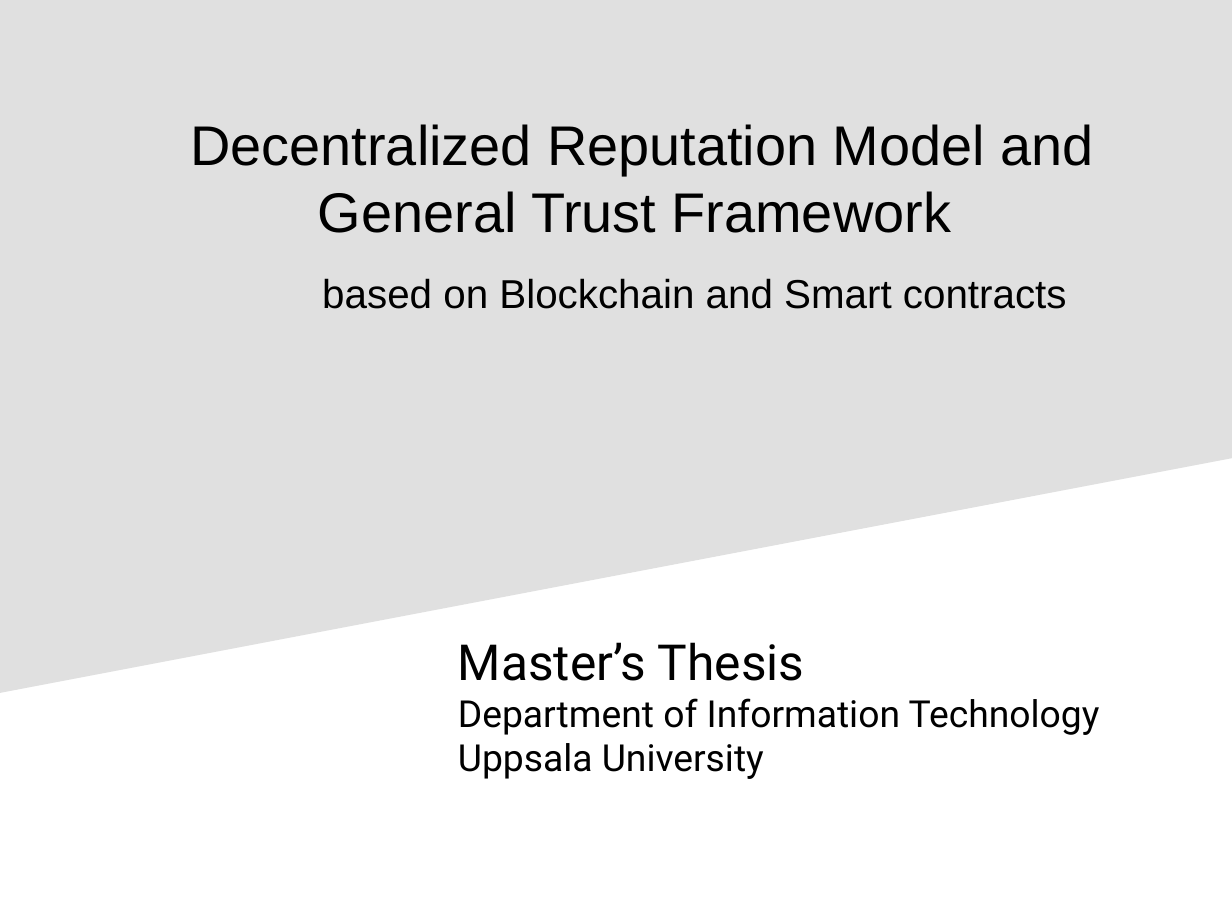
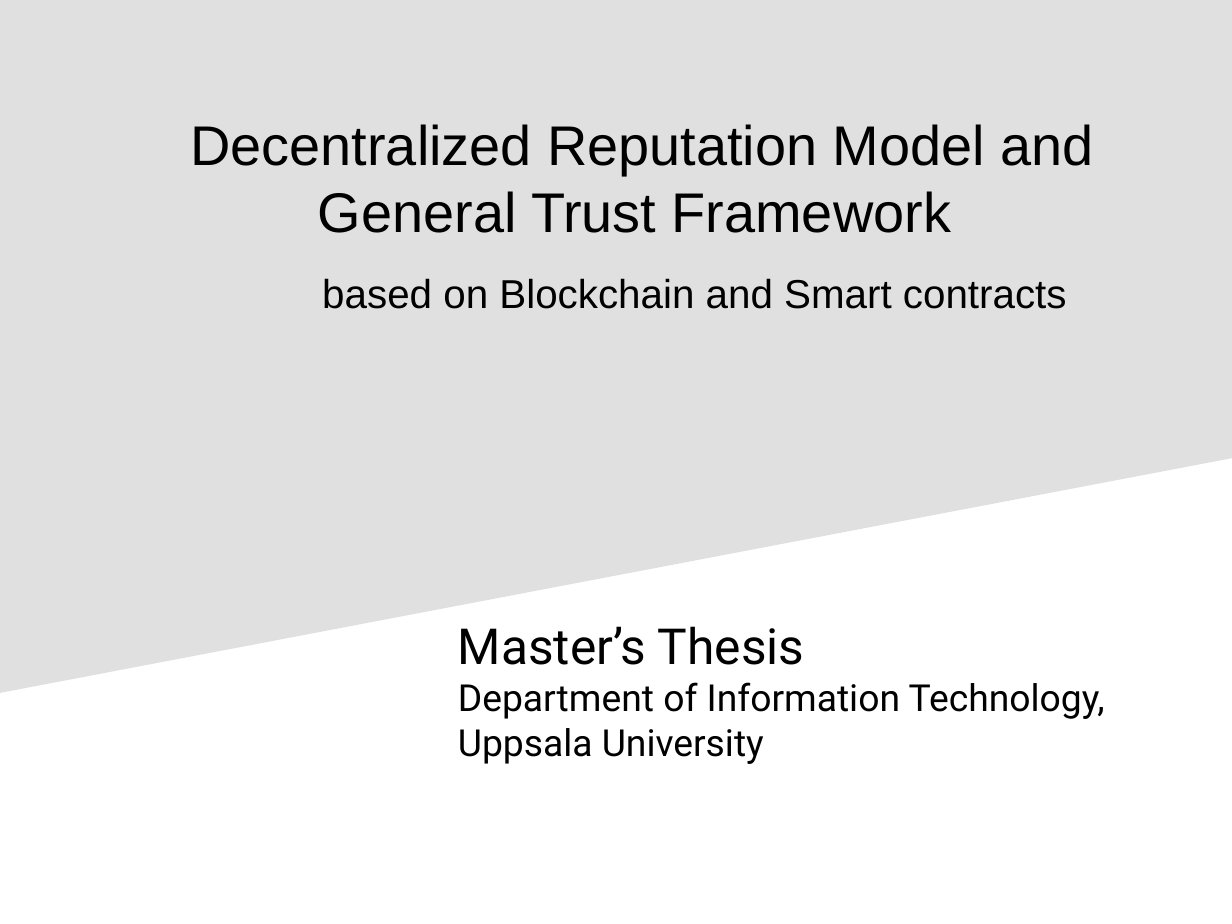
Before and after one commit to s2-t2/blockchain_reputation_system, a slide deck: slide 1 of documents/Presentation/Presentationv1.odp. Drawn at 1232x924 pixels with LibreOffice and Linux fonts; fonts in the diff are those of the drawing. Boxes give left, top, right and bottom in pixels: in the first picture for what was removed or moved away, otherwise in the second. Text is boxed around its words. In the diff, an @@ line names an element or a change of style, - is before the commit and + after.

```diff
--- a/documents/Presentation/Presentationv1.odp
+++ b/documents/Presentation/Presentationv1.odp
@@ text "Master’s Thesis": place and size @@
-text "Master’s Thesis" at (458, 642, 1100, 779)
+text "Master’s Thesis" at (458, 626, 1105, 764)
@@ text at (458, 682, 1105, 719): text changed @@
-Department of Information Technology
+Department of Information Technology,
```
Also in this commit, not shown: 5 other slides changed, 28 slides added, 7 slides removed, 24 other files.
